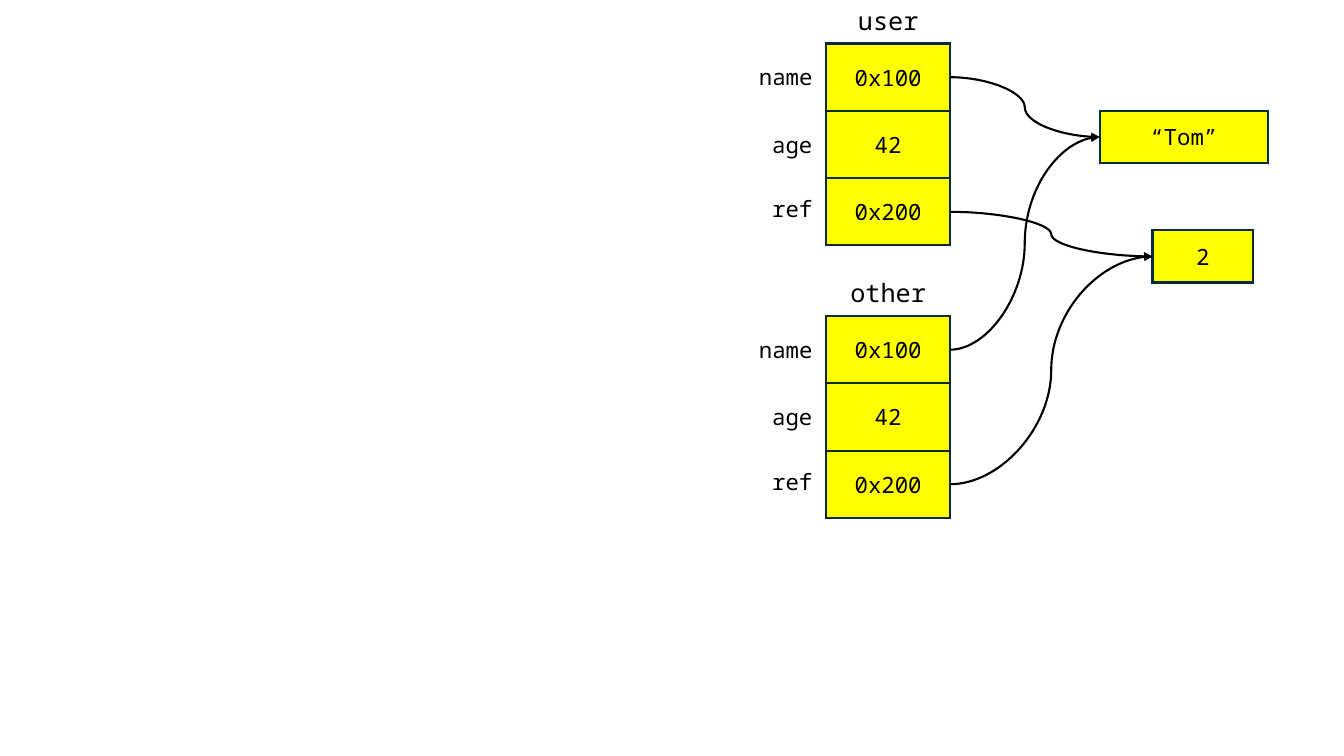
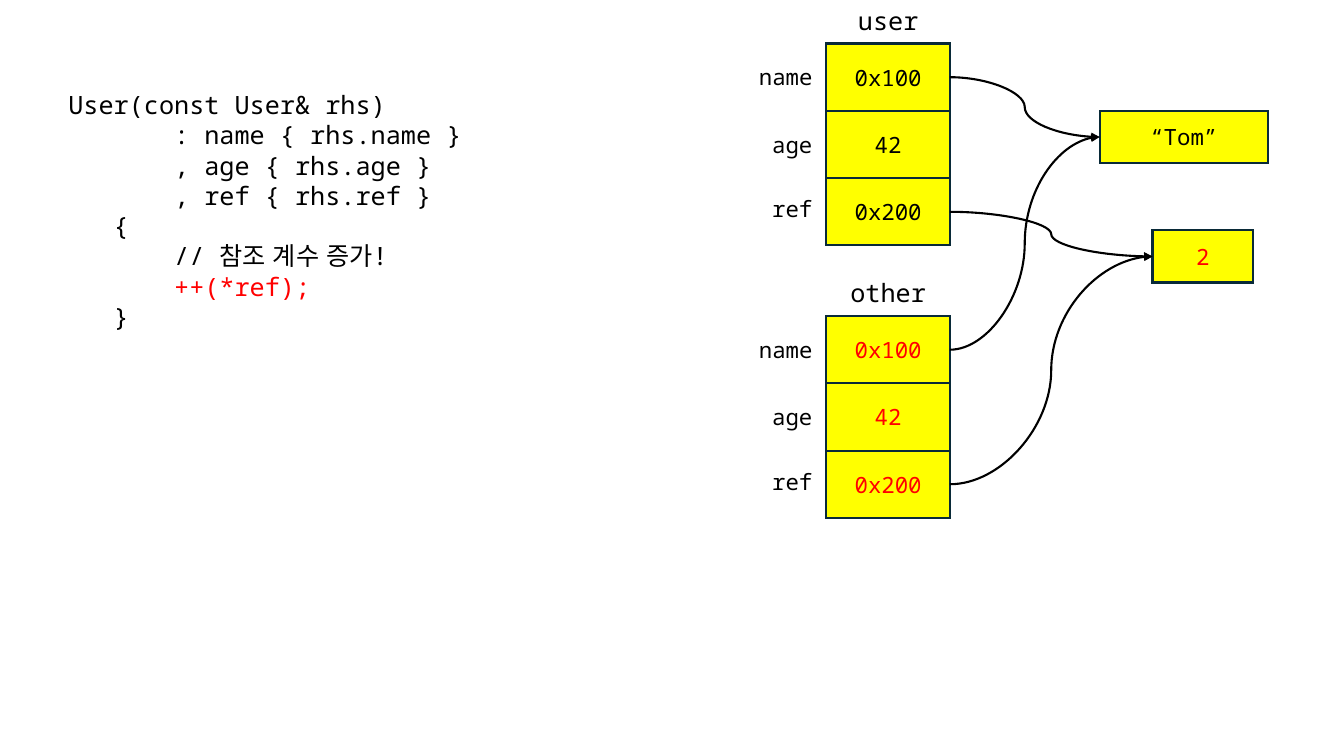
Before and after one commit to yoondev-classroom/cpp_240708, a slide deck: slide 34 of cpp_240708.pptx (slide 33 before the commit). Drawn at 1344x756 pixels with LibreOffice and Linux fonts; fonts in the diff are those of the drawing. Boxes give left, top, right and bottom in pixels: in the first picture for what was removed or moved away, otherwise in the second. Text is boxed around its words. In the diff, an @@ line names an element or a change of style, - is before the commit and + after.

```diff
--- a/cpp_240708.pptx
+++ b/cpp_240708.pptx
@@ text added at [68, 95, 431, 300], 18 pt, text #000000 @@
+User(const User& rhs)
+: name { rhs.name }
+, age { rhs.age }
+, ref { rhs.ref }
+{
+// 참조 계수 증가!
+++(*ref);
+}
@@ text colour #000000 to #FF0000 in 4 elements at [1152, 230, 1253, 282], [827, 317, 951, 384], [827, 383, 951, 451], [827, 451, 951, 518] @@
```
Also in this commit, not shown: 4 other slides changed, 1 slide added, 1 other file.
